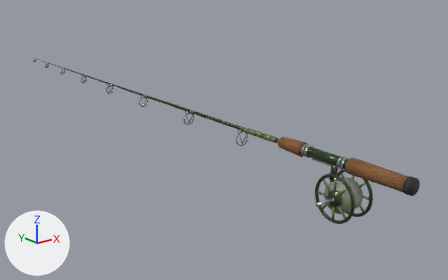
Two versions of the glTF model assets/models/rods/willow_fly.glb, one commit apart.
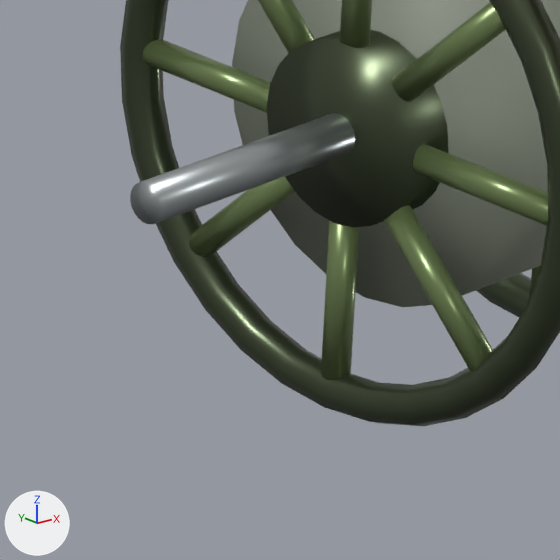
There are two pictures of each version: one whole from a camera (50 mm lens) standing at (-1.012, -0.879, 0.457) and looking at (0.151, 0.574, -0.124), one close up on the part from 68% to 79% of the width and 67% to 84% of the height. Every picture has the same lights, and +X, +Y and +Z are marked at lower left. The first two pictures are the older version. Where no turn or scale is listed for an object, it has been applied to the vertices. Vertices at exactly the same position are counted once.

In view in the first close-up: 'Tapered carbon blank.004'.
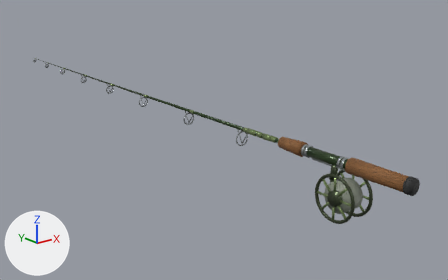
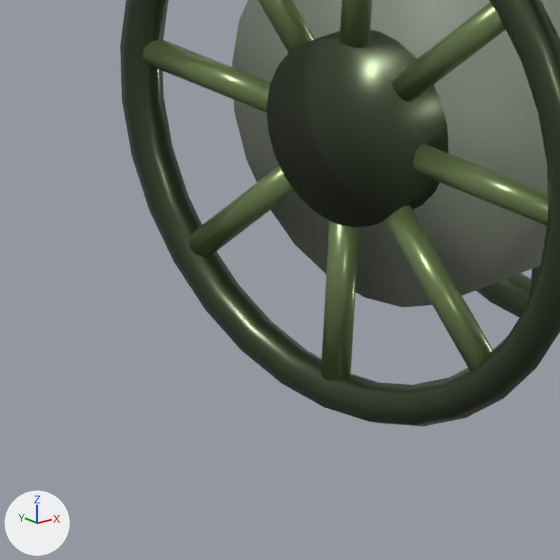
What differs and where, as boxes (x1, y1, x2, y2) in the close-ups (560 x 560 px):
part 1 of me_cone_300, cut back
    before: (130, 113, 355, 224)

The change, as a diff of the scene's bpy script:
```diff
--- a/assets/models/rods/willow_fly.glb.py
+++ b/assets/models/rods/willow_fly.glb.py
@@ me_cone_300 @@
 # used by ob_tapered_carbon_blank_004; location = (0.0, 0.745, 0.0)
-me_cone_300.from_pydata(...)  # 7534 vertices, 14828 faces; spans x -0.08..0.04, y -0.96..0.95, z -0.13..0.02
+me_cone_300.from_pydata(...)  # 7486 vertices, 14736 faces; spans x -0.03..0.04, y -0.96..0.95, z -0.13..0.02
+# me_cone_300 part 1
+# 48 vertices are removed from x -0.08..0.0, y -0.79..-0.78, z -0.08..-0.07
+# 127 faces are deleted
+# 2 vertices move within x 0.0, y -0.79, z -0.07
+# 35 new faces join them, mat_willow_fly_reel_finish (greyish green #4b553f)
 me_cone_300.materials.append(mat_willow_fly_blank)
```
